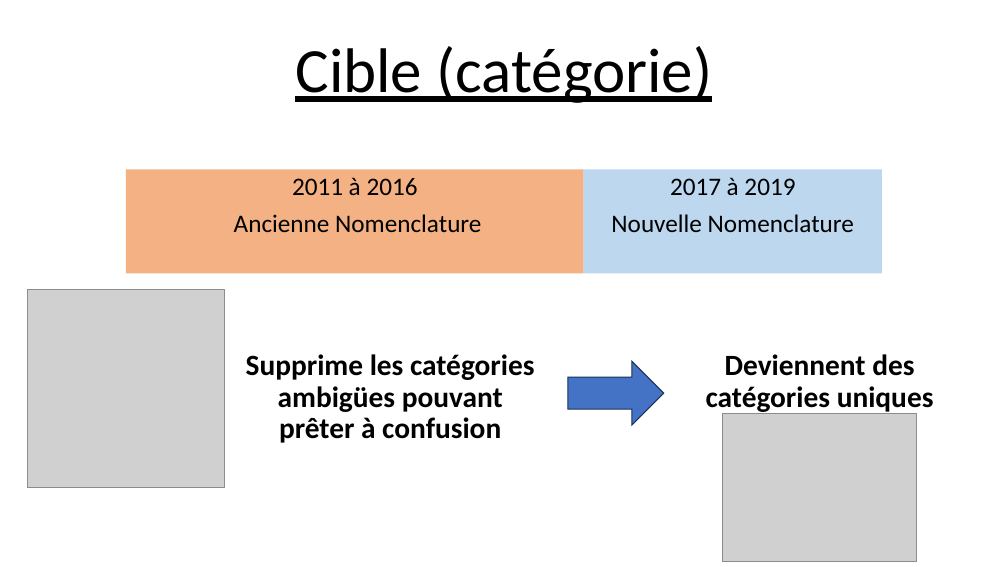
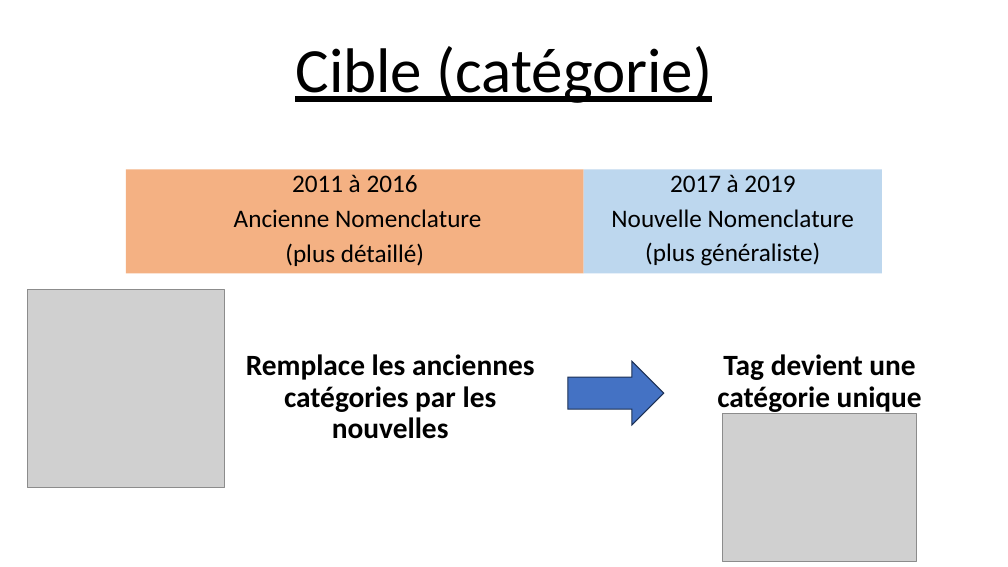
Before and after one commit to Ace4teaM/OCR-ZenAssist, a slide deck: slide 7 of Présentation.pptx. Drawn at 1008x567 pixels with LibreOffice and Linux fonts; fonts in the diff are those of the drawing; grey boxes stand for pictures. Boxes give left, top, right and bottom in pixels: in the first picture for what was removed or moved away, otherwise in the second. Text is boxed around its words. In the diff, an @@ line names an element or a change of style, - is before the commit and + after.

```diff
--- a/Présentation.pptx
+++ b/Présentation.pptx
@@ subtitle at (234, 174, 481, 227): line spacing 0.9 to 0.8 @@
@@ text in rectangle at (611, 174, 854, 227): line spacing 0.9 to 0.8 @@
@@ subtitle at (285, 243, 424, 266): paragraph added @@
+(plus détaillé)
@@ text in rectangle at (645, 242, 821, 266): paragraph added @@
+(plus généraliste)
@@ text at (246, 354, 534, 439): text changed @@
-Supprime les catégories ambigües pouvant prêter à confusion
+Remplace les anciennes catégories par les nouvelles
@@ text at (717, 354, 922, 414): text changed @@
-Deviennent des catégories uniques
+Tag devient une catégorie unique
```
Also in this commit, not shown: 10 other slides changed, 14 slides added, 1 slide removed.
